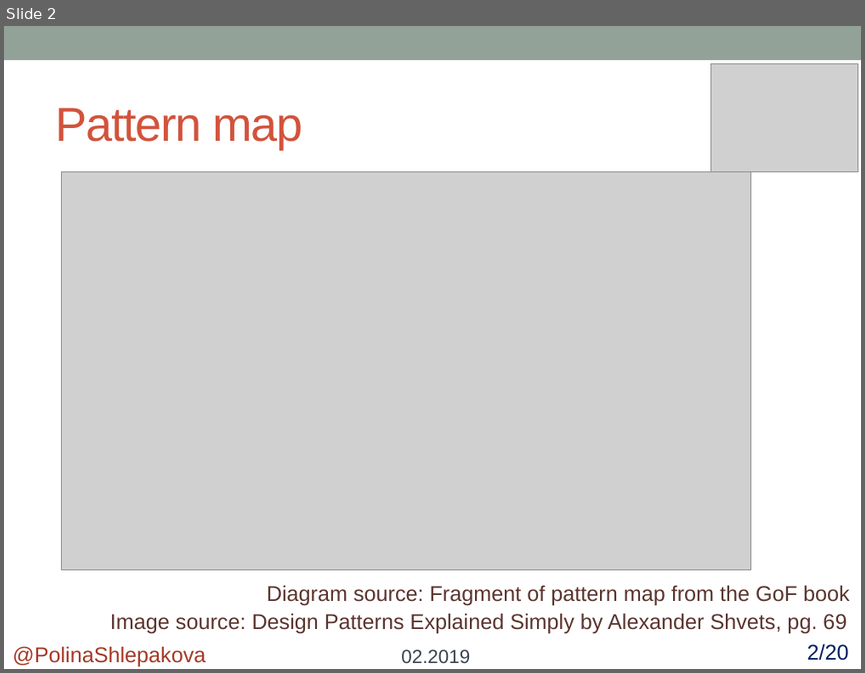
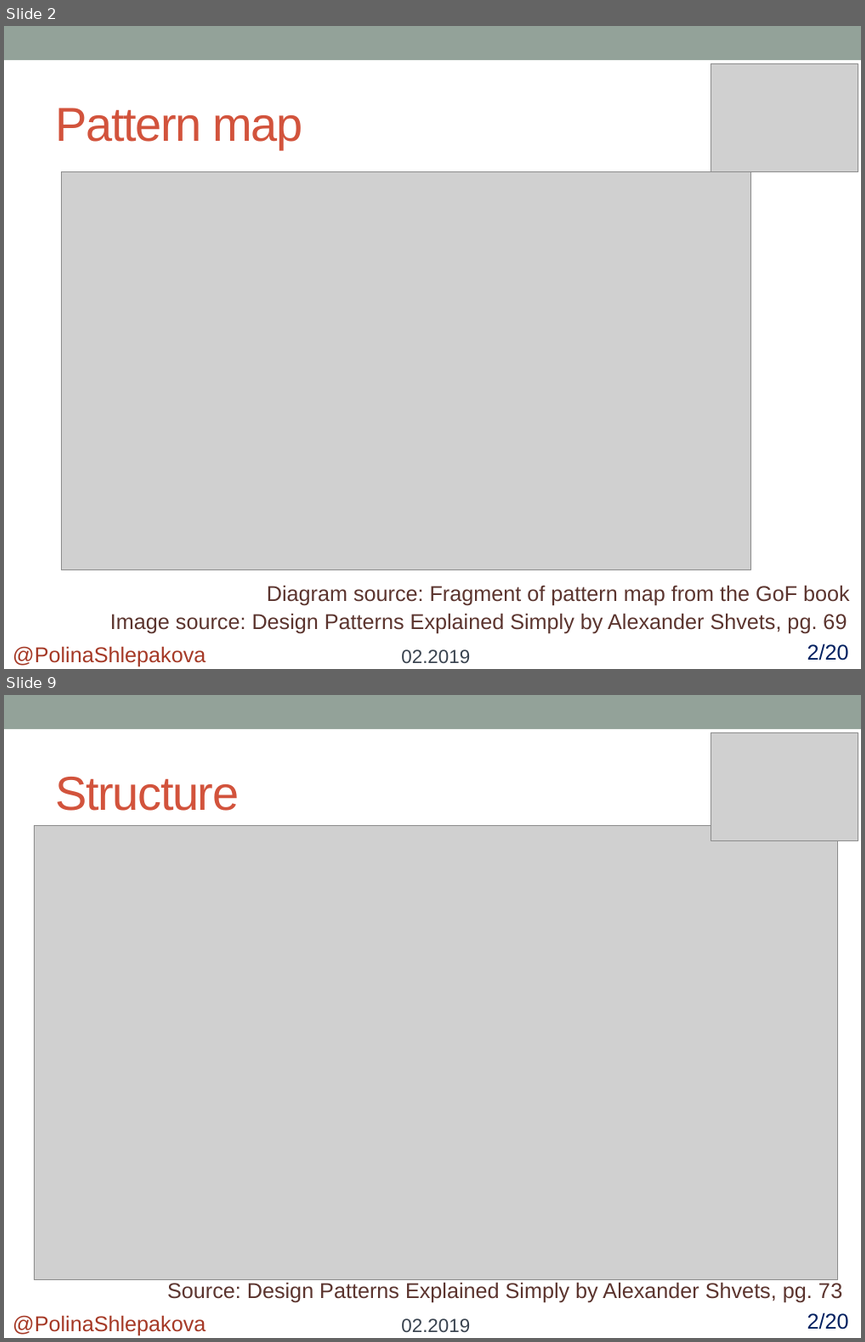
Before and after one commit to polykross/FactoryMethod-Facade, a slide deck: FactoryMethod/Presentation/FactoryMethod.pptx. Shown one above the other, each under a label of ours: slide 2 before the commit, slides 2 and 9 after it; the slides between them are not shown. The pictures are 865x673 and 865x1342 pixels, drawn with LibreOffice and Linux fonts; fonts in the diff are those of the drawing; grey boxes stand for pictures. Boxes give left, top, right and bottom in pixels: in the first picture for what was removed or moved away, otherwise in the second. Text is boxed around its words. In the diff, an @@ line names an element or a change of style, - is before the commit and + after.

```diff
--- a/FactoryMethod/Presentation/FactoryMethod.pptx
+++ b/FactoryMethod/Presentation/FactoryMethod.pptx
@@ slide 9 added at [4, 695, 861, 1338], background #FFFFFF; not listed: 1 template element that a slide beside it also shows @@
@@ picture added at [711, 732, 858, 840] @@
@@ title added at [55, 777, 239, 811], 40 pt, text #D2533C @@
+Structure
@@ picture added at [34, 825, 837, 1279] @@
@@ text added at [167, 1281, 843, 1303], 18 pt, text #5B352E @@
+Source: Design Patterns Explained Simply by Alexander Shvets, pg. 73
@@ text added at [12, 1315, 205, 1336], 18 pt, text #A53926 @@
+@PolinaShlepakova
@@ text added at [401, 1318, 470, 1332], 16 pt, text #394350 @@
+02.2019
@@ text added at [807, 1312, 849, 1329], 18 pt, text #002060 @@
+2/20
```
Also in this commit, not shown: 3 slides changed, 4 other slides added, 4 other files.
